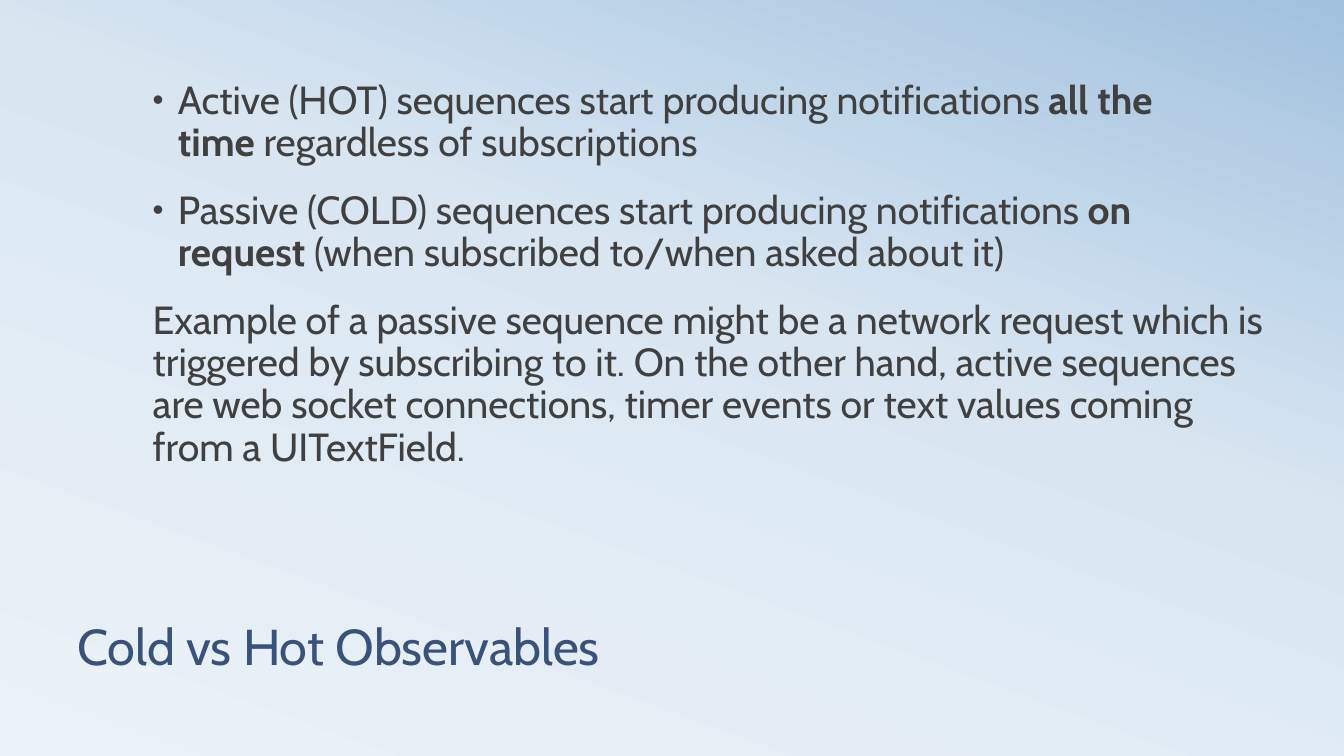
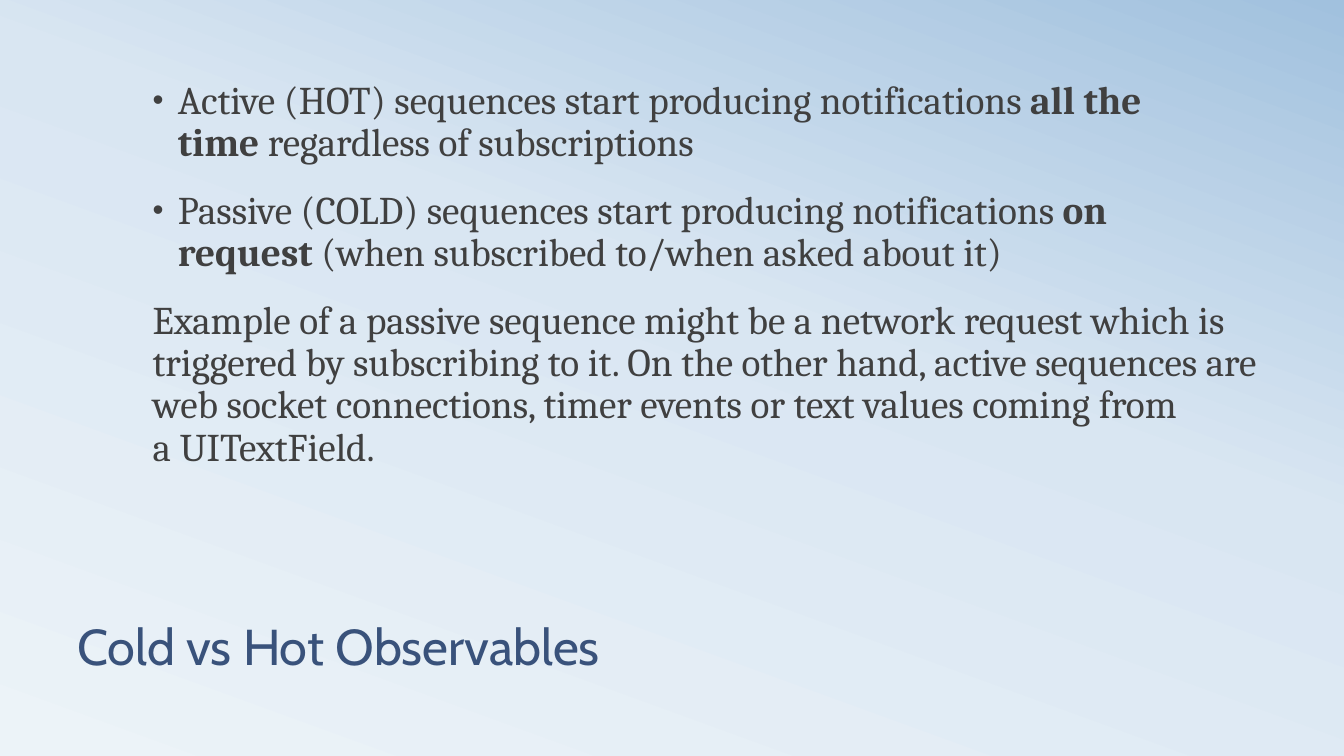
Before and after one commit to Kamajabu/RxSKM, a slide deck: slide 2 of Presentation.pptx. Drawn at 1344x756 pixels with LibreOffice and Linux fonts; fonts in the diff are those of the drawing. Boxes give left, top, right and bottom in pixels: in the first picture for what was removed or moved away, otherwise in the second. Text is boxed around its words. In the diff, an @@ line names an element or a change of style, - is before the commit and + after.

Commit message:
Updating examples and presentation

```diff
--- a/Presentation.pptx
+++ b/Presentation.pptx
@@ text "Active (HOT) sequences start producing ..." at (x1=153, y1=86, x2=1257, y2=462): font Cabin to Cambria @@
```
Also in this commit, not shown: 3 other slides changed, 6 slides added, 5 other files.
